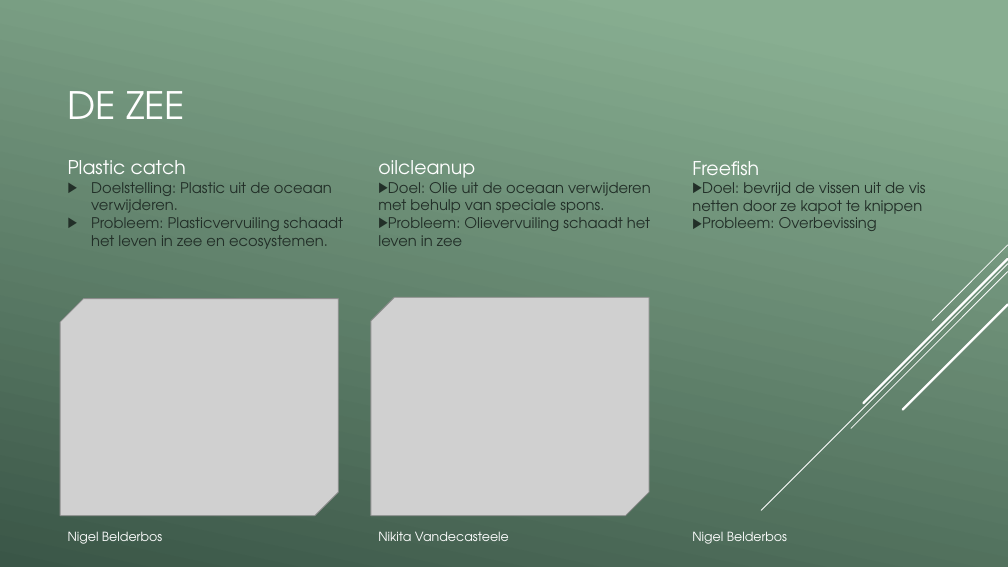
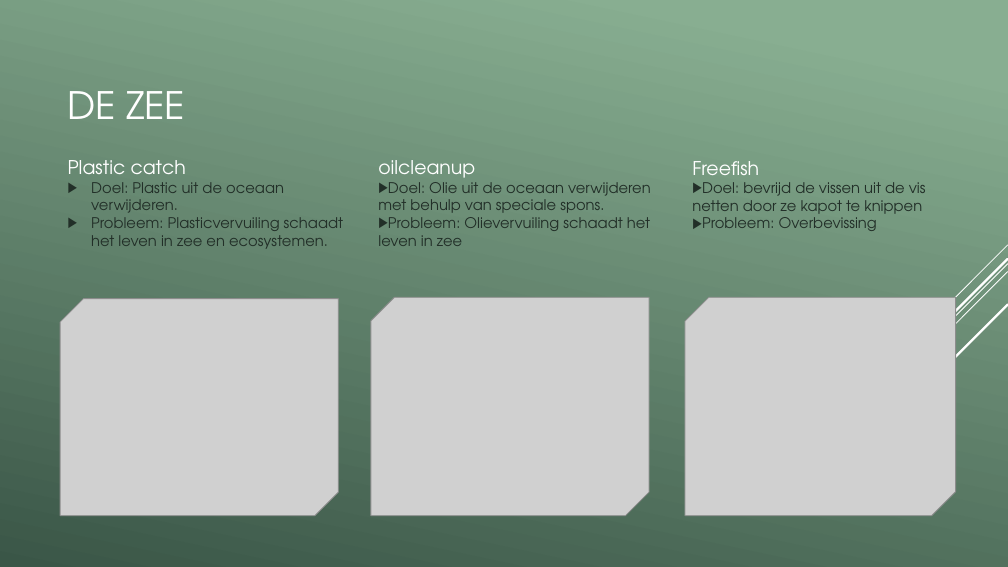
Before and after one commit to vives-project-xp/EducationalGame2, a slide deck: slide 4 of Educational_game_2.pptx. Drawn at 1008x567 pixels with LibreOffice and Linux fonts; fonts in the diff are those of the drawing; grey boxes stand for pictures. Boxes give left, top, right and bottom in pixels: in the first picture for what was removed or moved away, otherwise in the second. Text is boxed around its words. In the diff, an @@ line names an element or a change of style, - is before the commit and + after.

```diff
--- a/Educational_game_2.pptx
+++ b/Educational_game_2.pptx
@@ text at box(91, 182, 284, 218): text changed @@
-▶ Doelstelling: Plastic uit de oceaan verwijderen.
+▶ Doel: Plastic uit de oceaan verwijderen.
@@ picture added at box(685, 297, 956, 516) @@
@@ text removed at box(68, 531, 162, 544) @@
-Nigel Belderbos
@@ text removed at box(378, 531, 509, 541) @@
-Nikita Vandecasteele
@@ text removed at box(692, 531, 787, 544) @@
-Nigel Belderbos
```
Also in this commit, not shown: 5 other slides changed, 2 slides added, 1 slide removed, 2 other files.
